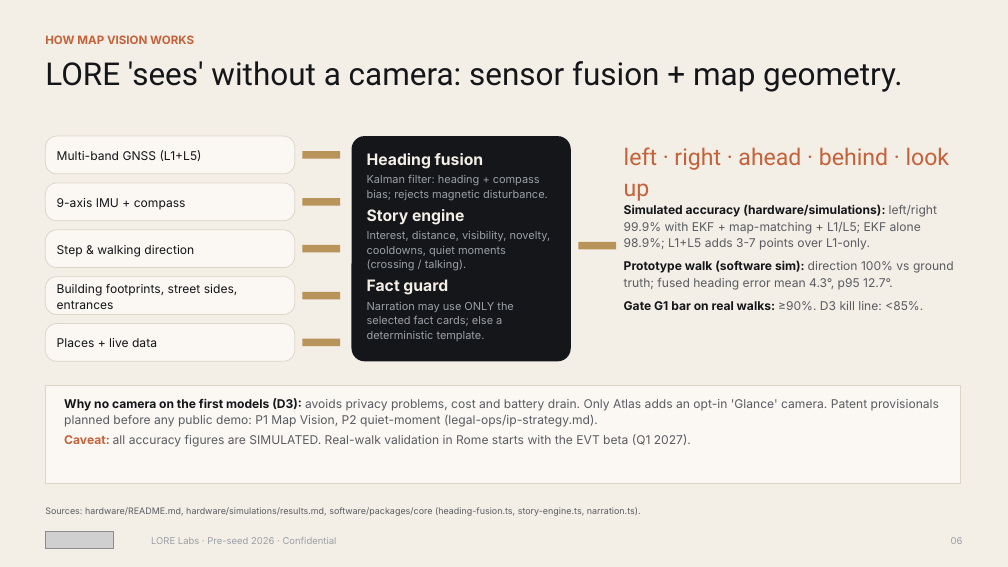
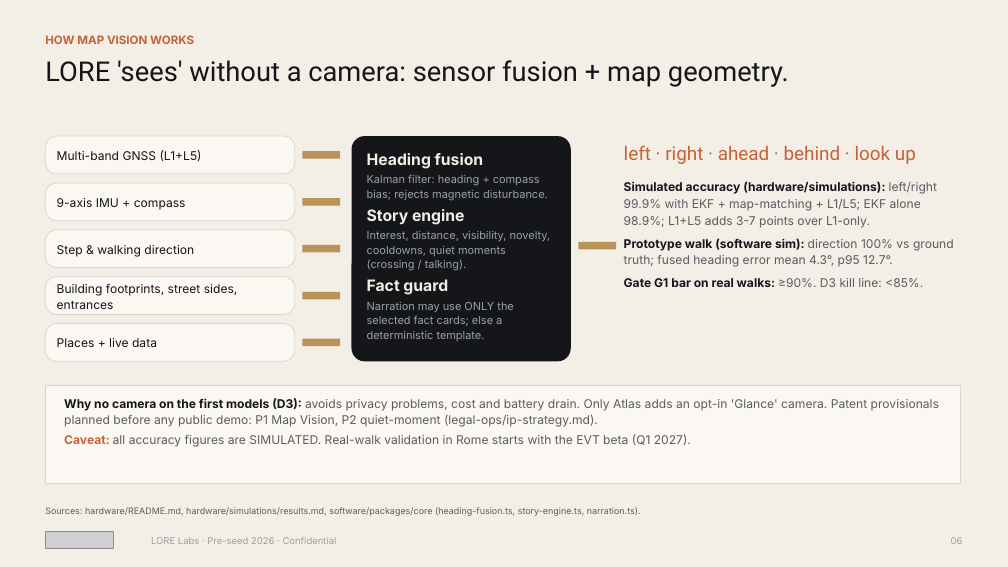
Before and after one commit to nimb-ou/hello-world, a slide deck: slide 6 of investor/LORE_Pitch_Deck.pptx. Drawn at 1008x567 pixels with LibreOffice and Linux fonts; fonts in the diff are those of the drawing; grey boxes stand for pictures. Boxes give left, top, right and bottom in pixels: in the first picture for what was removed or moved away, otherwise in the second. Text is boxed around its words. In the diff, an @@ line names an element or a change of style, - is before the commit and + after.

```diff
--- a/investor/LORE_Pitch_Deck.pptx
+++ b/investor/LORE_Pitch_Deck.pptx
@@ text "LORE 'sees' without a camera: ..." at (45,60,789,87): size 30 to 26 pt @@
@@ text "left · right · ahead ..." at (624,145,916,164): size 22 to 18 pt @@
@@ text "Simulated accuracy (hardware/simulations): left/right 99.9% ...": place and size @@
-text "Simulated accuracy (hardware/simulations): left/right 99.9% ..." at (624,204,954,310)
+text "Simulated accuracy (hardware/simulations): left/right 99.9% ..." at (624,181,954,287)
```
Also in this commit, not shown: 15 other slides changed, 58 other files.
